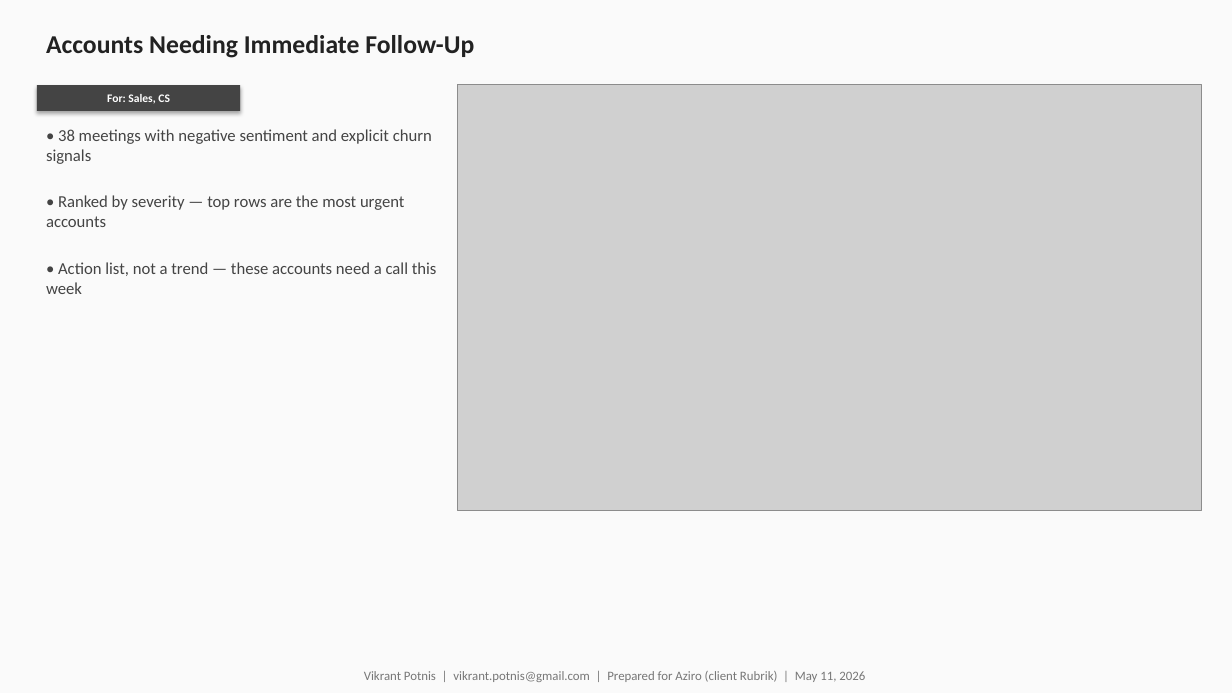
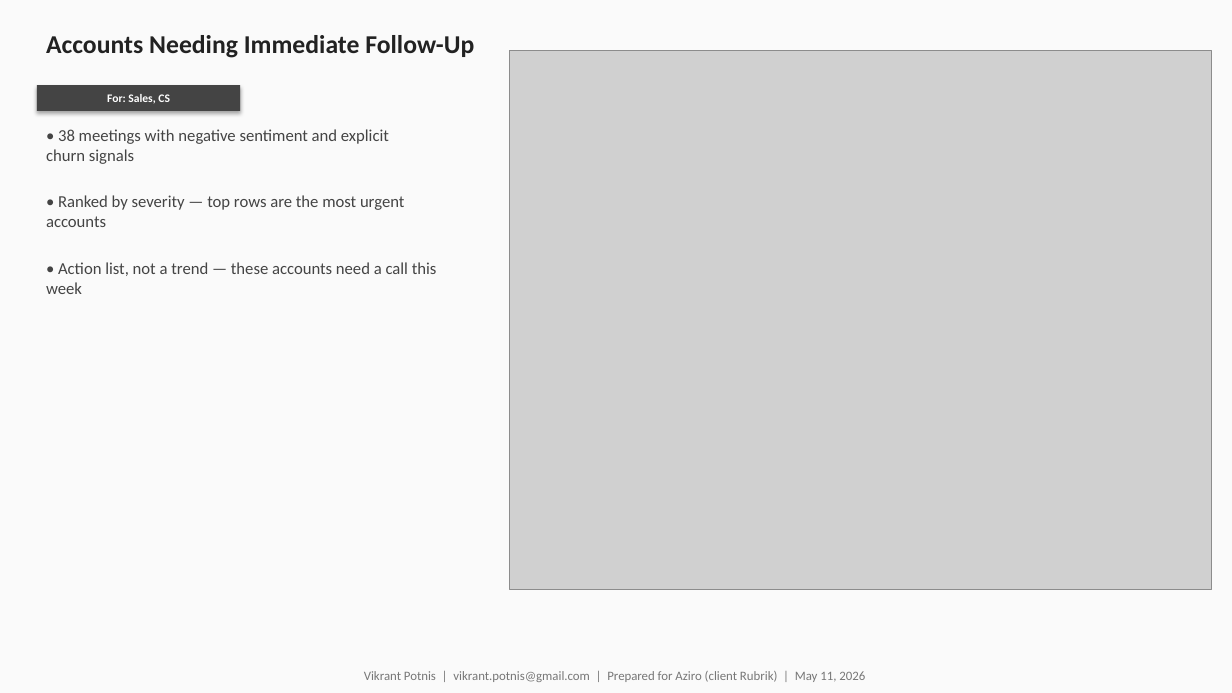
Before and after one commit to rohanvazir123/pydantic-ai-experiments, a slide deck: slide 10 of basics/iprep/meeting-analytics/final_version/meeting_analytics.pptx. Drawn at 1232x693 pixels with LibreOffice and Linux fonts; fonts in the diff are those of the drawing; grey boxes stand for pictures. Boxes give left, top, right and bottom in pixels: in the first picture for what was removed or moved away, otherwise in the second. Text is boxed around its words. In the diff, an @@ line names an element or a change of style, - is before the commit and + after.

```diff
--- a/basics/iprep/meeting-analytics/final_version/meeting_analytics.pptx
+++ b/basics/iprep/meeting-analytics/final_version/meeting_analytics.pptx
@@ picture: place and size @@
-picture at <box>457,84,1202,510</box>
+picture at <box>510,51,1212,590</box>
@@ text "• 38 meetings with negative ..." rewrapped from <box>46,129,432,164</box> to <box>46,129,389,164</box> @@
```
Also in this commit, not shown: 8 other slides changed, 4 other files.
